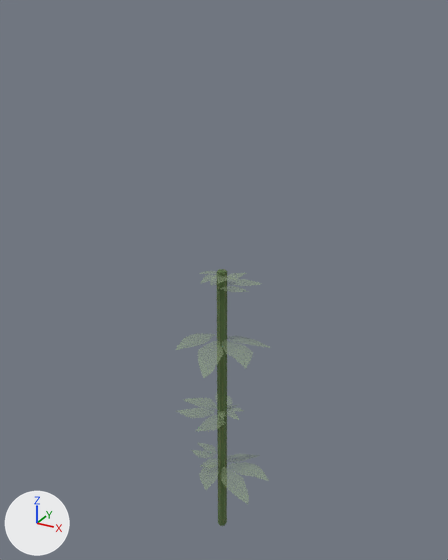
A saved change to the FBX model XRpedition 2/Assets/Artists/Marissa/Assets/3D Asssets/bamboo4.fbx.
One viewpoint serves both versions: a 50 mm camera at (5.75, -10.37, 11.84) aimed at (-0.12, 0.31, 6.51). Every picture has the same lights, and +X, +Y and +Z are marked at lower left. The picture after the commit comes second.

The scene before the commit, as lines of its bpy script (objects in view):
```python
me_cylinder = bpy.data.meshes.new('Cylinder')
me_cylinder.from_pydata(...)  # 116 vertices, 77 faces; spans x -2.03..2.4, y -2.18..1.56, z -4.11..4.11
# faces by material slot: [56, 21]
me_cylinder.materials.append(mat_bamboo)  # picture img_ma_smallbamboo_material_009_basemap_png
me_cylinder.materials.append(mat_bambooleavesnosteam)
ob_cylinder = bpy.data.objects.new('Cylinder', me_cylinder)
ob_cylinder.location = (0.0, 0.0, 3.42)
ob_cylinder.scale = (0.689, 0.689, 0.834)
```
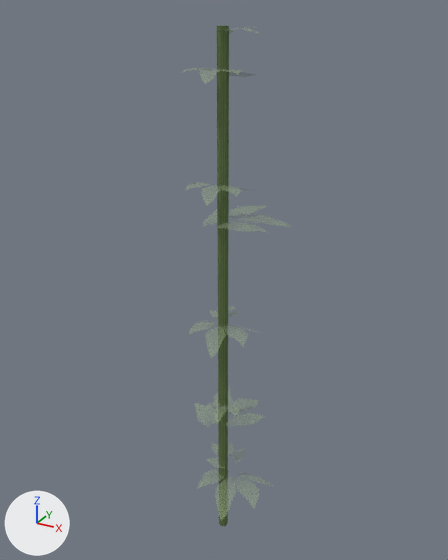
Commit message: Bamboo fix

What differs and where, as boxes (x1, y1, x2, y2) in the pictures (448 x 560 px; the box of a moved part takes in the faces that stretch with it):
'Cylinder', reshaped, moved, turned, rescaled: before (198, 269, 234, 526); after (217, 26, 235, 526)
part 1 of me_cylinder, moved or reshaped: before (217, 269, 227, 526); after (217, 26, 229, 526)

What the commit changed:
me_cylinder is used by ob_cylinder; location (0.0, 0.0, 3.42); scale (0.689, 0.689, 0.834).
me_cylinder had 116 vertices, 77 faces and spanned x -2.03..2.4, y -2.18..1.56, z -4.11..4.11.
me_cylinder now has 140 vertices, 86 faces and spans x -125.42..187.53, y -1.23..761.48, z -186.09..127.08.
me_cylinder part 1: the loose piece of 60 vertices spanning x -0.14..0.14, y -0.16..0.16, z -4.11..4.11 is multiplied about its middle by the matrix ((-31.091, -70.152, 0.0), (0.0, 0.0, 92.819), (-70.152, 31.091, 0.0)), then moved by (2.03, 380.12, -1.17).
Other edits to the shape of me_cylinder do not show in these pictures.
Object 'Cylinder' (ob_cylinder) moves from (0.0, 0.0, 3.42) to (0.0, 0.0, 0.0).
Object 'Cylinder' (ob_cylinder) turns from (0, 0, 0) to (90, 0, 0) degrees about x, y and z.
Object 'Cylinder' (ob_cylinder) is rescaled from (0.689, 0.689, 0.834) to (0.00898, 0.0152, 0.00898).
